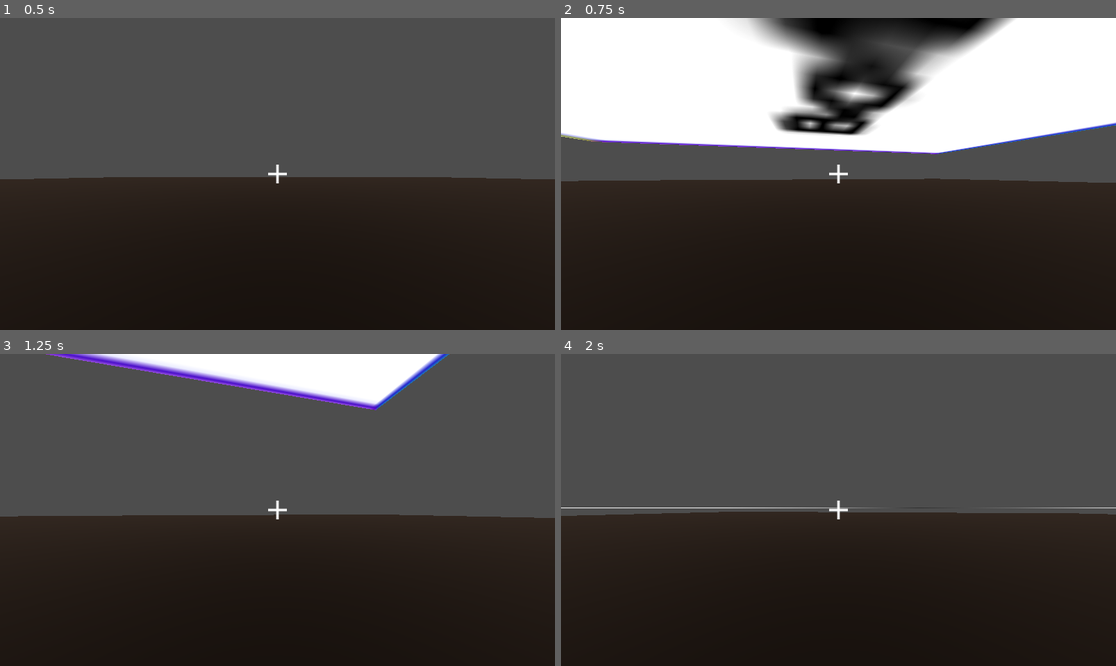
Above: before the commit, frames 1-4 (two rows, left to right).
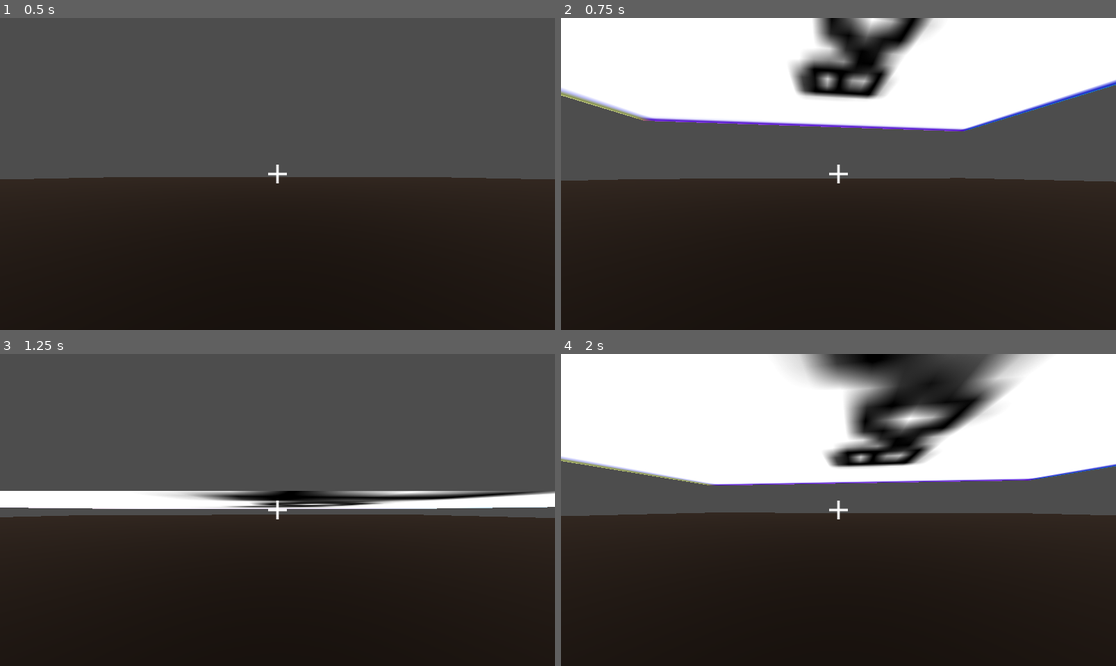
Above: after the commit, the same moments.

Repository: Hacknique/Novora
Game: Godot game, scene res://scenes/World/World.tscn
The game is run twice, just before and just after one commit, with the same random seed, the same clock (stepped at 60 frames per second) and the same inputs. This scene is started directly instead of the project's main scene.
Inputs (mouse positions are in pixels of both pictures, inside the frame that each line leads up to):
- Up to frame 1 (0.5 s): no input
- Up to frame 2 (0.75 s): tap Enter at 0.5 s; move the mouse to (866, 174) at 0.52 s; hold Up (ui_up) from 0.53 s (still down); hold Space (p_jump) from 0.53 s (still down)
- Up to frame 3 (1.25 s): keep holding Up (ui_up); keep holding Space (p_jump)
- Up to frame 4 (2 s): keep holding Up (ui_up); move the mouse to (810, 510) at 1.27 s; release Space (p_jump) at 1.28 s; tap Ctrl (p_crouch) at 1.35 s; tap Space (p_jump) at 1.52, 1.55, 1.82 s

Frame 1 is identical in both runs. In frame 2, 18% of the frame differs, in the area x 0-100%, y 0-53%; in frame 3, 12%; in frame 4, 38%, in the area x 0-100%, y 0-52%.

Commit message:
Started working on Save/Load functionality, almost done

Diff:
--- a/scenes/Objects/Player3D.tscn
+++ b/scenes/Objects/Player3D.tscn
@@ -1,32 +1,25 @@
 [gd_scene load_steps=4 format=3 uid="uid://d2xtupw4amxle"]
 
-[ext_resource type="Script" path="res://scripts/Objects/Player.gd" id="1_apxvj"]
+[ext_resource type="Script" path="res://scripts/Objects/Player/Player.gd" id="1_ucb44"]
 [ext_resource type="PackedScene" uid="uid://uo504lu42ebx" path="res://scenes/World/UserInterface/HUD.tscn" id="2_7j1ye"]
 
 [sub_resource type="CapsuleShape3D" id="CapsuleShape3D_v5thg"]
 
-[node name="Player3D" type="Node3D"]
-script = ExtResource("1_apxvj")
-_jump_force = 6.5
-_mouse_sensitivity = 0.2
-_speed_sprint = 6.0
-_speed_walk = 4.0
-_speed_crouch = 2.0
+[node name="Player3D" type="CharacterBody3D"]
+script = ExtResource("1_ucb44")
 
-[node name="CharacterBody3D" type="CharacterBody3D" parent="."]
-
-[node name="CollisionShape3D" type="CollisionShape3D" parent="CharacterBody3D"]
+[node name="CollisionShape3D" type="CollisionShape3D" parent="."]
 shape = SubResource("CapsuleShape3D_v5thg")
 
-[node name="CameraPivot" type="Node3D" parent="CharacterBody3D"]
+[node name="CameraPivot" type="Node3D" parent="."]
 transform = Transform3D(1, 0, 0, 0, 1, 0, 0, 0, 1, 0, 1, 0)
 
-[node name="Camera3D" type="Camera3D" parent="CharacterBody3D/CameraPivot"]
+[node name="Camera3D" type="Camera3D" parent="CameraPivot"]
 fov = 90.0
 
-[node name="AnimationPlayer" type="AnimationPlayer" parent="CharacterBody3D/CameraPivot/Camera3D"]
+[node name="AnimationPlayer" type="AnimationPlayer" parent="CameraPivot/Camera3D"]
 
-[node name="HUD" parent="CharacterBody3D/CameraPivot/Camera3D" instance=ExtResource("2_7j1ye")]
+[node name="HUD" parent="CameraPivot/Camera3D" instance=ExtResource("2_7j1ye")]
 
 [node name="State" type="Node" parent="."]
 
@@ -35,3 +28,5 @@
 [node name="Hunger" type="Node" parent="State"]
 
 [node name="Stamina" type="Node" parent="State"]
+
+[connection signal="tree_entered" from="." to="." method="_on_tree_entered"]
--- a/scenes/World/World.tscn
+++ b/scenes/World/World.tscn
@@ -1,7 +1,6 @@
-[gd_scene load_steps=7 format=3 uid="uid://dil7reps2d4av"]
+[gd_scene load_steps=6 format=3 uid="uid://dil7reps2d4av"]
 
 [ext_resource type="Script" path="res://scripts/World/World.gd" id="1_qxp45"]
-[ext_resource type="PackedScene" uid="uid://d2xtupw4amxle" path="res://scenes/Objects/Player3D.tscn" id="2_sg8dw"]
 
 [sub_resource type="PlaneMesh" id="PlaneMesh_7scnl"]
 
@@ -19,9 +18,6 @@
 [node name="World" type="Node3D"]
 script = ExtResource("1_qxp45")
 metadata/world_name = ""
-
-[node name="Player3D" parent="." instance=ExtResource("2_sg8dw")]
-transform = Transform3D(1, 0, 0, 0, 1, 0, 0, 0, 1, 0, 1, 0)
 
 [node name="Floor" type="StaticBody3D" parent="."]
 
--- a/scripts/Global/Game.gd
+++ b/scripts/Global/Game.gd
@@ -3,3 +3,4 @@
 const VERSION = "0.0.2"
 const VOXEL_HIGHLIGHTED_BRIGHTNESS = 3
 var current_world_name = ""
+var world: World
--- a/scripts/Global/World.gd
+++ b/scripts/Global/World.gd
@@ -6,6 +6,40 @@
 
 var title: String
 var data: WorldData
+
+func get_nodes_of_class(node):
+	var result = []
+
+	# Check the current node
+	if node is Player:
+		result.append(node)
+
+	# Check all the child nodes
+	for child in node.get_children():
+		result += get_nodes_of_class(child)
+
+	return result
+
+
+func player_to_playerdata(player):
+	var player_data = PlayerData.new()
+	player_data.name = player.username
+	player_data.position = player.position
+	player_data = player_data.to_dict()
+	print("PlayerData ->")
+	print(player_data)
+	return player_data
+
+func get_world_playerdata(world_scene):
+	var player_data = {}
+	print(world_scene)
+	var players = get_nodes_of_class(world_scene)
+	print("Players:")
+	print(players)
+	for player in players:
+		player_data[player.name] = player_to_playerdata(player)
+		print(player)
+	return player_data
 
 # Constructor
 func _init(title: String):
@@ -26,13 +60,13 @@
 			print("Could not make Worlds directory")
 
 
-func load_or_save():
+func load_or_save(world_scene):
 	if self.does_exist():
-		self.data = self.load()
+		self.data = self.load(world_scene)
 		print("Loaded World " + self.title)
 		return true
 	else:
-		self.data = self.save()
+		self.data = self.save(world_scene)
 		print("Saved World " + self.title)
 		return false
 
@@ -57,9 +91,11 @@
 		print("Could not open 'worlds' directory")
 		return false
 
-func save() -> WorldData:
+func save(world_scene) -> WorldData:
+	var player_data = get_world_playerdata(world_scene)
 	var world_data = WorldData.new()
 	world_data.world_name = self.title
+	world_data.player_data = player_data
 	var path = world_path()
 
 	var error = ResourceSaver.save(world_data, path)
@@ -70,6 +106,6 @@
 		print("Failed to save with error code: ", error)
 	return world_data
 
-func load() -> WorldData:
+func load(world_scene) -> WorldData:
 	var path = world_path()
 	return ResourceLoader.load(path)
--- a/scripts/Objects/Player.gd
+++ b/scripts/Objects/Player/Player.gd
@@ -1,6 +1,7 @@
 class_name Player
-extends Node3D
+extends CharacterBody3D
 
+signal ready_signal
 @export_category("Player Properties")
 @export_group("Physics")
 @export var _jump_force: float = 8.0
@@ -11,14 +12,14 @@
 @export var _speed_sprint: float = 7.0
 @export var _speed_walk: float = 5.0
 @export var _speed_crouch: float = 3.5
+@export var username = "singleplayer"
 
 # Private variables
 var _movement_speed: float = _speed_walk
 
 # Body parts
-@onready var body: CharacterBody3D = self.get_node("CharacterBody3D")
-@onready var neck: Node3D = self.get_node("CharacterBody3D/CameraPivot")
-@onready var eyes: Camera3D = self.get_node("CharacterBody3D/CameraPivot/Camera3D")
+@onready var neck: Node3D = self.get_node("CameraPivot")
+@onready var eyes: Camera3D = self.get_node("CameraPivot/Camera3D")
 
 # Preload the escape menu scene
 var escape_menu_scene = preload("res://scenes/World/UserInterface/EscapeMenu.tscn")
@@ -45,7 +46,7 @@
 
 
 func _physics_process(delta):
-	self.body.move_and_slide()
+	self.move_and_slide()
 
 	if Input.is_action_pressed("p_sprint"):
 		self._movement_speed = self._speed_sprint
@@ -54,23 +55,23 @@
 	else:
 		self._movement_speed = self._speed_walk
 
-	if not self.body.is_on_floor():
-		self.body.velocity.y += (-self._gravity * 2) * delta
+	if not self.is_on_floor():
+		self.velocity.y += (-self._gravity * 2) * delta
 
-	if Input.is_action_pressed("p_jump") and self.body.is_on_floor():
-		self.body.velocity.y = _jump_force
+	if Input.is_action_pressed("p_jump") and self.is_on_floor():
+		self.velocity.y = _jump_force
 
 	var input_dir = Input.get_vector("p_left", "p_right", "p_forward", "p_backward")
-	var direction = (self.body.transform.basis * Vector3(input_dir.x, 0, input_dir.y)).normalized()
+	var direction = (self.transform.basis * Vector3(input_dir.x, 0, input_dir.y)).normalized()
 	if direction:
-		self.body.velocity.x = direction.x * _movement_speed
-		self.body.velocity.z = direction.z * _movement_speed
+		self.velocity.x = direction.x * _movement_speed
+		self.velocity.z = direction.z * _movement_speed
 	else:
-		self.body.velocity.x = 0
-		self.body.velocity.z = 0
+		self.velocity.x = 0
+		self.velocity.z = 0
 
 func _input(event):
 	if event is InputEventMouseMotion and !escape_menu_instance:
-		self.body.rotate_y(deg_to_rad(-event.relative.x * _mouse_sensitivity))
+		self.rotate_y(deg_to_rad(-event.relative.x * _mouse_sensitivity))
 		self.neck.rotate_x(deg_to_rad(-event.relative.y * _mouse_sensitivity))
 		self.neck.rotation.x = clampf(self.neck.rotation.x, deg_to_rad(-89), deg_to_rad(89))
--- /dev/null
+++ b/scripts/Objects/Player/PlayerData.gd
@@ -0,0 +1,14 @@
+class_name PlayerData
+
+@export var position : Vector3
+@export var name : String
+
+func to_dict():
+	return {
+		"position": position,
+		"name": name
+	}
+
+func from_dict(data):
+	position = data["position"]
+	name = data["name"]
--- a/scripts/World/Player.gd
+++ /dev/null
@@ -1,74 +0,0 @@
-extends CharacterBody3D
-
-var speed = 5.0
-var mouse_sensitivity = 0.1
-var pitch = 0.0
-var yaw = 0.0
-
-# Preload the escape menu scene
-var escape_menu_scene = preload("res://scenes/World/UserInterface/EscapeMenu.tscn")
-var escape_menu_instance = null
-
-# Jump and gravity variables
-var gravity = -9.8
-var jump_speed = 5.0
-var is_jumping = false
-
-func toggle_escape_menu():
-	if !escape_menu_instance:
-		# Instance and add the escape menu to the scene
-		Input.set_mouse_mode(Input.MOUSE_MODE_VISIBLE)
-		escape_menu_instance = escape_menu_scene.instantiate()
-		self.add_child(escape_menu_instance)
-	else:
-		# If already present, free the instance and set the variable to null
-		Input.set_mouse_mode(Input.MOUSE_MODE_CAPTURED)
-		escape_menu_instance.queue_free()
-		escape_menu_instance = null
-
-func _ready():
-	Input.set_mouse_mode(Input.MOUSE_MODE_CAPTURED)
-
-func _process(delta):
-	var direction = Vector3.ZERO
-
-	if Input.is_action_pressed("ui_up"):
-		direction.z -= 1
-	if Input.is_action_pressed("ui_down"):
-		direction.z += 1
-	if Input.is_action_pressed("ui_left"):
-		direction.x -= 1
-	if Input.is_action_pressed("ui_right"):
-		direction.x += 1
-
-	direction = direction.normalized()
-	self.translate(direction * speed * delta)
-
-	if Input.is_action_just_pressed("ui_pause"):
-		toggle_escape_menu()
-
-func _input(event):
-	if event is InputEventMouseMotion and !escape_menu_instance:
-		yaw -= mouse_sensitivity * event.relative.x
-		pitch -= mouse_sensitivity * event.relative.y
-		pitch = clamp(pitch, -70, 70)
-
-		var rotation = Vector3(0, yaw, 0)
-		self.rotation_degrees = rotation
-		self.get_node("Camera").rotation_degrees.x = pitch
-
-func _physics_process(delta):
-	# Apply gravity
-	if !is_on_floor():
-		velocity.y += gravity * delta
-	else:
-		velocity.y = 0
-		is_jumping = false
-
-	# Handle jump input
-	if Input.is_action_just_pressed("ui_jump") and !is_jumping:
-		velocity.y = jump_speed
-		is_jumping = true
-
-	# Update the position using move_and_slide
-	move_and_slide()
--- a/scripts/World/UserInterface/EscapeMenu/Options/ExitToMenuBtn.gd
+++ b/scripts/World/UserInterface/EscapeMenu/Options/ExitToMenuBtn.gd
@@ -1,5 +1,7 @@
 extends Button
 
 func _on_pressed():
-	# TODO: Save World Here
+	var world_scene = get_tree().get_root().get_node("World")
+	print(world_scene)
+	Game.world.save(world_scene)
 	get_tree().change_scene_to_file("res://scenes/Menus/MainMenu.tscn")
--- a/scripts/World/World.gd
+++ b/scripts/World/World.gd
@@ -1,18 +1,31 @@
 extends Node3D
+class_name WorldScene
 
 var world_name
-var world_data
-var VoxelScene = preload("res://scenes/Objects/Voxel.tscn")
+var voxel_scene = preload("res://scenes/Objects/Voxel.tscn")
+var player_scene = preload("res://scenes/Objects/Player3D.tscn")
 
-func _on_ready():
+func _ready():
 	self.world_name = Game.current_world_name
 	print(self.world_name)
 	var world = World.new(self.world_name)
-	world_data = world.data
-	world.load_or_save()
+	var is_load = world.load_or_save(self)
 
 	# Create an instance of the scene
-	var voxel_instance = VoxelScene.instantiate()
+	var voxel_instance = voxel_scene.instantiate()
 
 	# Add the instance to the current scene
 	add_child(voxel_instance)
+
+	var player_instance = player_scene.instantiate()
+	player_instance.name = "singleplayer"
+
+	if is_load:
+		print(world.data.player_data)
+		var player_data = world.data.player_data["singleplayer"]
+		player_instance.position = player_data.position
+
+	# Add player to scene
+	add_child(player_instance)
+
+	Game.world = world
--- a/scripts/World/WorldData.gd
+++ b/scripts/World/WorldData.gd
@@ -2,3 +2,4 @@
 class_name WorldData
 
 @export var world_name: String = ""
+@export var player_data = {}
